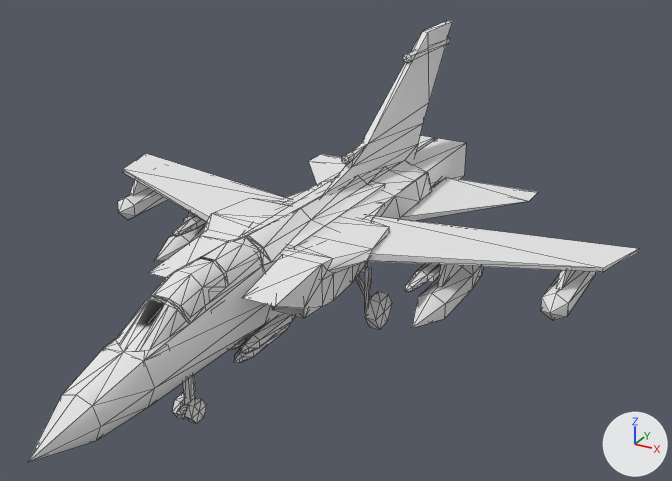
What one commit did to the glTF model src/main/resources/combinedassault_packs/combinedassault/assets/combinedassault/models/aircraft/tornado/tornado.glb.
Camera for both pictures: a 50 mm camera at (10.0, -12.21, 10.65) aimed at (0.82, 4.48, 2.31). The lights are fixed; the arrows at lower right show +X, +Y and +Z. The first picture is the older version. Mesh edges are drawn as thin lines. Objects named as collision shapes, trigger or cutter boxes, shadow casters or lower levels of detail are left out. Where no turn or scale is listed for an object, it has been applied to the vertices. Vertices at exactly the same position are counted once.

In view in the first picture: 'body', 'canopy', 'gear_l_wheel0', 'hit_engine_left', 'hit_fuel_fuselage', 'pylon_l0', 'pylon_l1', 'pylon_r0', 'pylon_r1', 'store_bomb_2', 'wing_l', 'wing_r' and 7 more.
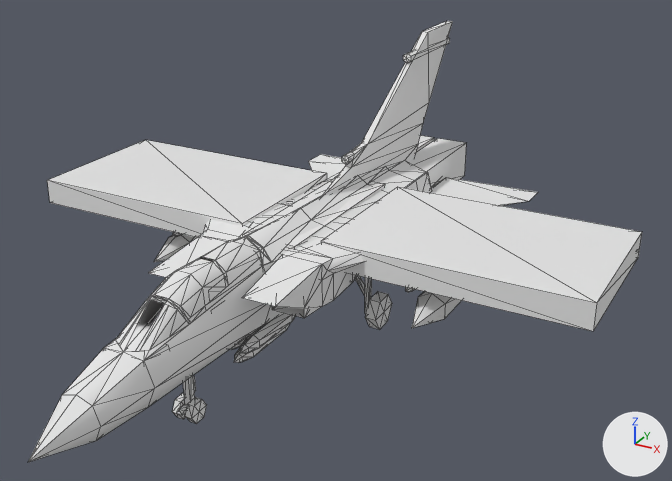
Boxes (x1, y1, x2, y2) around the edits, measured in the pictures (672 x 481 px):
'hit_wing_left', added
    after: (321, 187, 642, 331)
'hit_wing_right', added
    after: (47, 140, 327, 237)
'wing_l', reshaped (not visible afterwards)
    before: (367, 216, 639, 272)
'wing_r', reshaped (not visible afterwards)
    before: (122, 153, 286, 222)
part 1 of me_wing_l, built on
    before: (371, 216, 639, 272)
part 2 of me_wing_r, built on
    before: (123, 153, 286, 217)
'pylon_l1', unchanged, covered by the edit
    before: (405, 264, 484, 328)
    after: (405, 287, 462, 328)
'pylon_l0', unchanged, covered by the edit
    before: (540, 270, 595, 320)

Edits to the bpy script that builds the scene:
```text
Change me_wing_l:
    used by ob_wing_l; parent = ob_wing_l_hinge; location = (0.0, 0.0, 0.0)
    remove me_wing_l.from_pydata(...)  # 9 vertices, 11 faces; spans x -0.24..0.08, y -5.57..0.74, z -3.36..0.31
    add me_wing_l.from_pydata(...)  # 28 vertices, 31 faces; spans x -0.24..0.08, y -5.57..0.74, z -3.36..0.31
    me_wing_l part 1
    8 faces are deleted
    19 vertices are added at x -0.22..0.08, y -5.43..0.5, z -2.88..-1.24
    28 new faces join them
Change me_wing_r:
    used by ob_wing_r; parent = ob_wing_r_hinge; location = (0.0, 0.0, 0.0)
    remove me_wing_r.from_pydata(...)  # 9 vertices, 11 faces; spans x -0.08..0.24, y -5.57..0.74, z -3.36..0.31
    add me_wing_r.from_pydata(...)  # 28 vertices, 31 faces; spans x -0.08..0.24, y -5.57..0.74, z -3.36..0.31
    me_wing_r part 2
    8 faces are deleted
    19 vertices are added at x -0.08..0.22, y -5.43..0.5, z -2.88..-1.24
    28 new faces join them
Add me_hit_wing_right:
    me_hit_wing_right.from_pydata(...)  # a box spanning x -5.58..0.28, y -0.38..3.42, z -0.37..0.23
Add me_hit_wing_left:
    me_hit_wing_left.from_pydata(...)  # a box spanning x -0.28..5.58, y -0.38..3.42, z -0.37..0.23
Add ob_hit_wing_right:
    ob_hit_wing_right = bpy.data.objects.new('hit_wing_right', me_hit_wing_right)
    ob_hit_wing_right.location = (-1.27, 3.88, 2.47)
Add ob_hit_wing_left:
    ob_hit_wing_left = bpy.data.objects.new('hit_wing_left', me_hit_wing_left)
    ob_hit_wing_left.location = (1.27, 3.88, 2.47)
```
